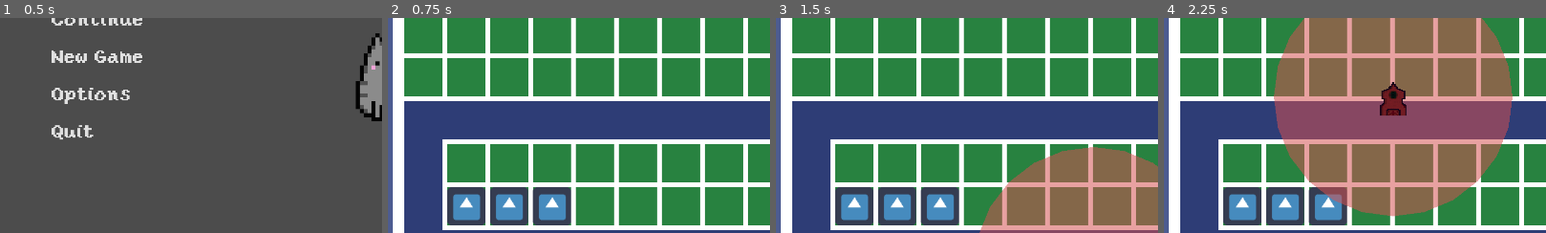
Above: before the commit, frames 1-4 (left to right).
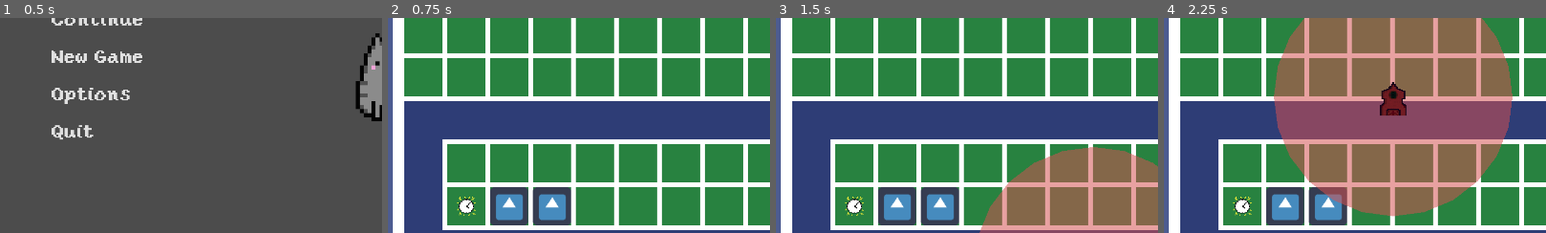
Above: after the commit, the same moments.

Repository: Pandem-Games/BindingTower
Game: Godot game, scene res://UI/TitleScreen/TitleScreen.tscn
The game is run twice, just before and just after one commit, with the same random seed, the same clock (stepped at 60 frames per second) and the same inputs. The engine's default icon, where the game draws it, is replaced by a stand-in: a white triangle on a blue panel in a dark square.
Inputs (mouse positions are % of the whole screen's width and height, from its top left):
- Up to frame 1 (0.5 s): no input
- Up to frame 2 (0.75 s): click "New Game" at 0.5 s
- Up to frame 3 (1.5 s): tap Enter at 1.25 s; move the mouse to (42, 94) at 1.27 s; hold Space (ui_select) from 1.28 s (still down); click (42, 94) at 1.42 s
- Up to frame 4 (2.25 s): move the mouse to (30, 55) at 2.02 s; release Space (ui_select) at 2.03 s; tap Space (ui_select) at 2.1 s; click (30, 55) at 2.17 s
The pictures show only the part of the screen within x 0-50%, y 37-87%; the shares and areas given below are measured in that part.

Frame 1 is identical in both runs. In frame 2, 1.7% of the frame differs, in the area x 15-26%, y 78-97%; in frame 3, 1.7%; in frame 4, 1.7%.

Commit message:
Added pickup noise for item

Diff:
--- a/Main/Item/Item.gd
+++ b/Main/Item/Item.gd
@@ -8,6 +8,7 @@
 
 # Variables
 onready var control: Control = $Control
+onready var audio: AudioStreamPlayer = $PickupSound
 var item_count: int = 1
 
 # Functions
@@ -38,5 +39,6 @@
 			eItem.DROPPED:
 				Helpers.call_error_function(Helpers, "add_item", [self])
 				visible = false
+				audio.play()
 				state = eItem.ACTIVE
 				Helpers.safe_disconnect(control, "gui_input", self, "_on_Control_gui_input")
--- a/Main/Item/Item.tscn
+++ b/Main/Item/Item.tscn
@@ -1,7 +1,7 @@
-[gd_scene load_steps=2 format=2]
+[gd_scene load_steps=3 format=2]
 
 [ext_resource path="res://Main/Item/Item.gd" type="Script" id=1]
-
+[ext_resource path="res://Main/Item/pickup.wav" type="AudioStream" id=2]
 
 [node name="Item" type="Sprite"]
 script = ExtResource( 1 )
@@ -15,4 +15,9 @@
 __meta__ = {
 "_edit_use_anchors_": false
 }
+
+[node name="PickupSound" type="AudioStreamPlayer" parent="."]
+stream = ExtResource( 2 )
+bus = "Effects"
+
 [connection signal="gui_input" from="Control" to="." method="_on_Control_gui_input"]
--- a/Main/Item/Speed/Speed.tscn
+++ b/Main/Item/Overclock/Overclock.tscn
@@ -1,9 +1,8 @@
 [gd_scene load_steps=4 format=2]
 
-[ext_resource path="res://Main/Item/Speed/Speed.gd" type="Script" id=1]
-[ext_resource path="res://Assests/Images/icon.png" type="Texture" id=2]
+[ext_resource path="res://Main/Item/Overclock/Overclock.gd" type="Script" id=1]
+[ext_resource path="res://Main/Item/Overclock/Overclock.png" type="Texture" id=2]
 [ext_resource path="res://Main/Item/Item.tscn" type="PackedScene" id=3]
-
 
 [node name="Node2D" type="Node2D"]
 
--- a/Main/Test/Test.tscn
+++ b/Main/Test/Test.tscn
@@ -3,8 +3,9 @@
 [ext_resource path="res://Main/Map.gd" type="Script" id=1]
 [ext_resource path="res://Main/Item/BulletClone/BulletClone.tscn" type="PackedScene" id=2]
 [ext_resource path="res://Main/Test/Background.png" type="Texture" id=4]
-[ext_resource path="res://Main/Item/Speed/Speed.tscn" type="PackedScene" id=5]
+[ext_resource path="res://Main/Item/Overclock/Overclock.tscn" type="PackedScene" id=5]
 [ext_resource path="res://UI/Tower/TowerUI.tscn" type="PackedScene" id=6]
+
 
 [sub_resource type="Curve2D" id=1]
 _data = {
--- a/project.godot
+++ b/project.godot
@@ -27,7 +27,7 @@
 "base": "Item",
 "class": "ItemSpeed",
 "language": "GDScript",
-"path": "res://Main/Item/Speed/Speed.gd"
+"path": "res://Main/Item/Overclock/Overclock.gd"
 }, {
 "base": "Node2D",
 "class": "Tower",
Binary file added: Main/Item/Overclock/Overclock.aseprite
Renamed: Main/Item/Speed/Speed.gd -> Main/Item/Overclock/Overclock.gd
Binary file added: Main/Item/Overclock/Overclock.png
Not shown, added: Main/Item/Overclock/Overclock.png.import
Not shown, added: Main/Item/pickup.wav.import
Not shown, added: Main/Item/pickup.sunvox
Not shown, added: Main/Item/pickup.wav
